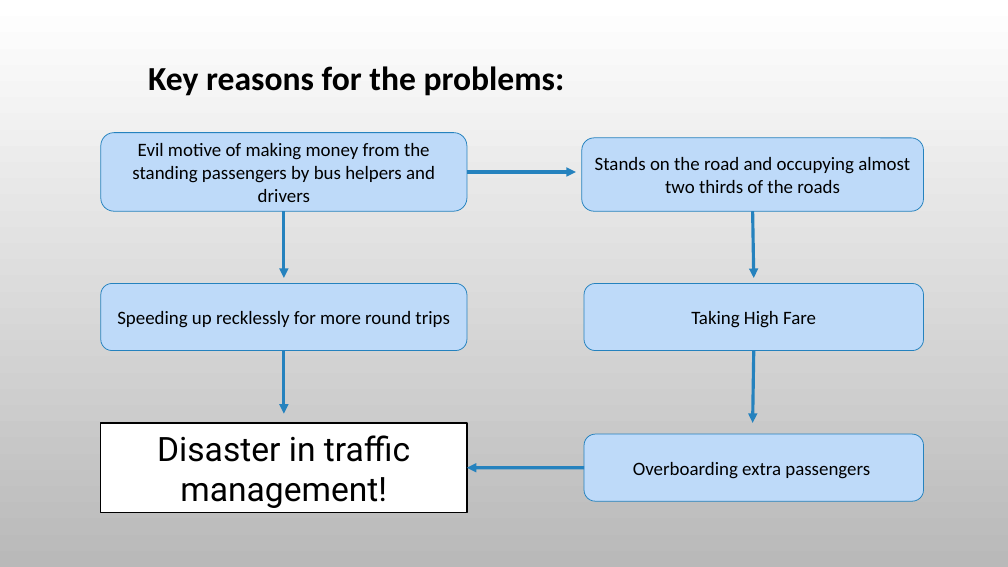
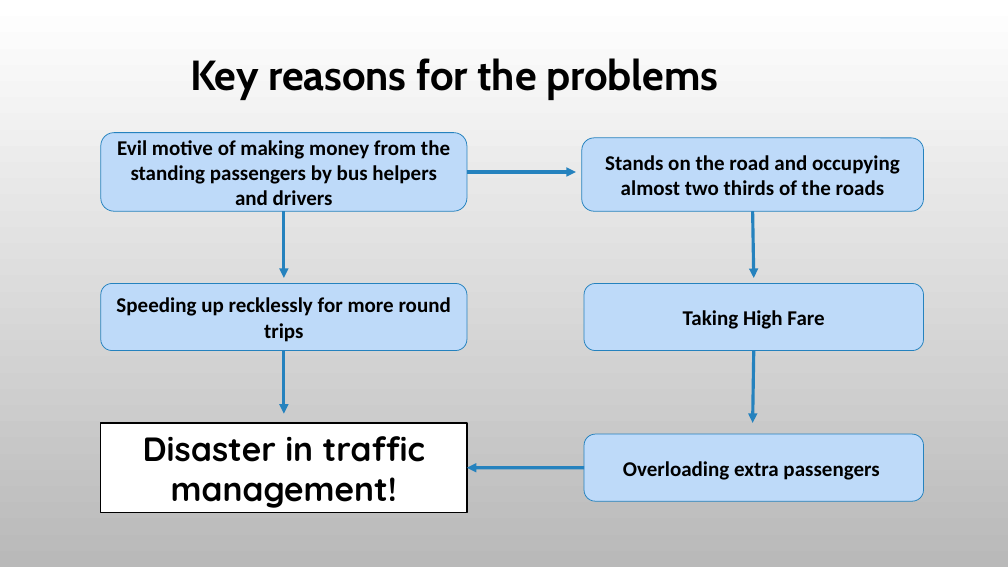
Before and after one commit to jubair172359/hacknsuseason4_TeamOyomoy, a slide deck: slide 4 of TeamOyomoy.pptx. Drawn at 1008x567 pixels with LibreOffice and Linux fonts; fonts in the diff are those of the drawing; background and template pictures are left out. Boxes give left, top, right and bottom in pixels: in the first picture for what was removed or moved away, otherwise in the second. Text is boxed around its words. In the diff, an @@ line names an element or a change of style, - is before the commit and + after.

```diff
--- a/TeamOyomoy.pptx
+++ b/TeamOyomoy.pptx
@@ text at [190, 58, 718, 100]: text changed; size 32 to 40 pt; font Calibri to Cabin @@
-Key reasons for the problems:
+Key reasons for the problems
@@ size 18 to 20 pt, bold on in 4 elements at [101, 132, 467, 211], [582, 138, 924, 211], [585, 284, 924, 351], [101, 284, 467, 351] @@
@@ rectangle "Disaster in traffic management!" at [101, 423, 467, 513]: font Roboto to Quicksand, bold on @@
@@ text in rounded rectangle at [623, 461, 879, 480]: text changed; size 18 to 20 pt; bold on @@
-Overboarding extra passengers
+Overloading extra passengers
```
Also in this commit, not shown: 12 other slides changed.
